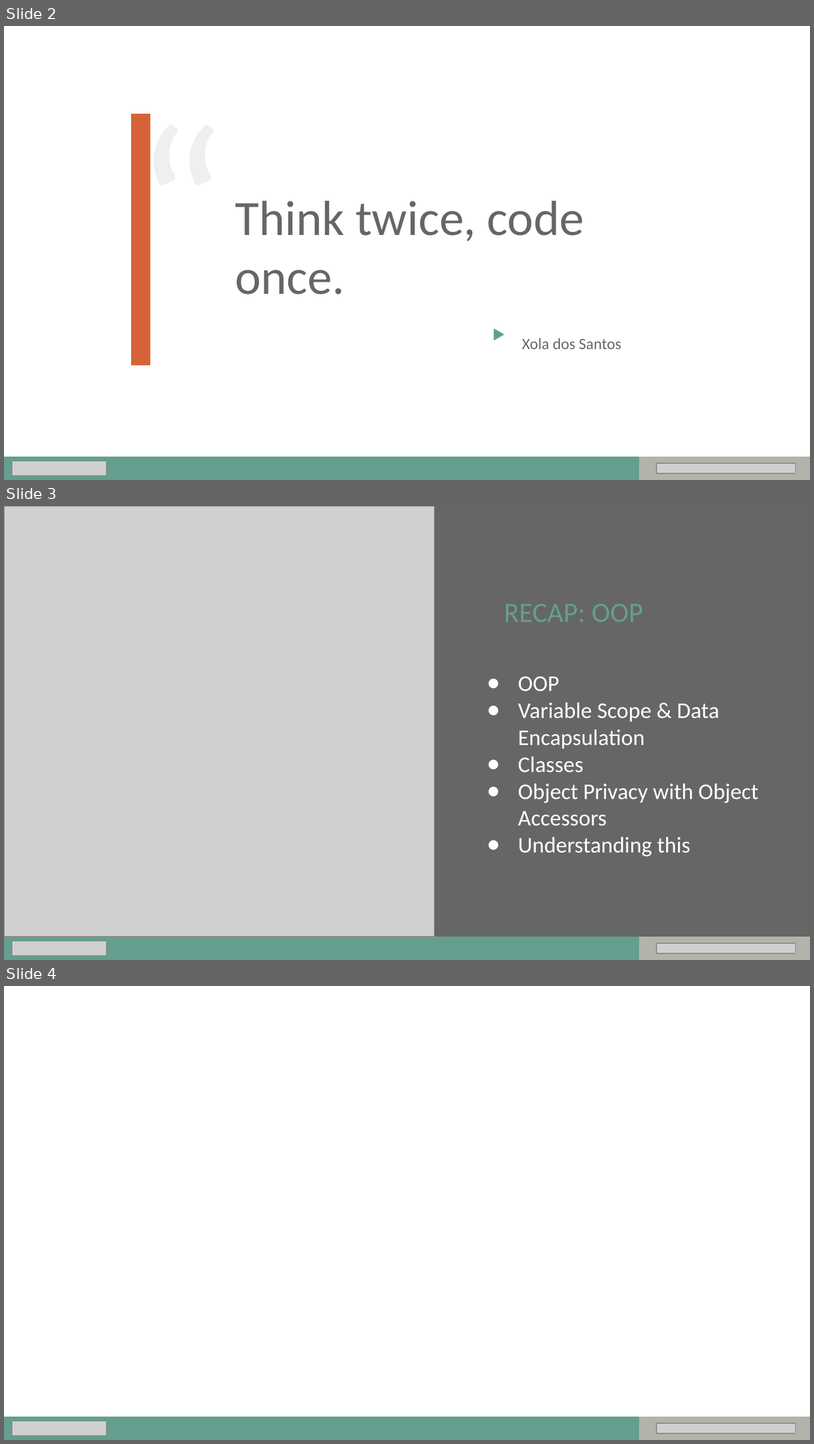
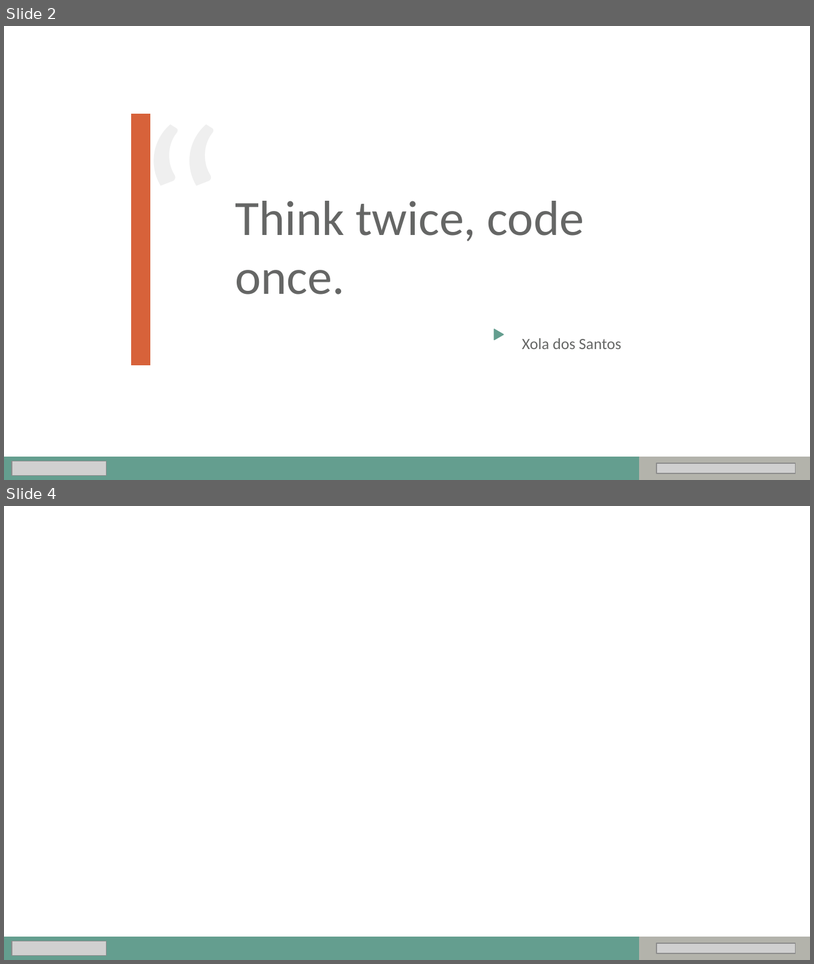
Before and after one commit to xolaCS/Interactive-Web-Apps-Sept-2021, a slide deck: diagrams/Structuring & Interfacing Externally.pptx. Shown one above the other, each under a label of ours: slides 2, 3 and 4 before the commit, slides 2 and 4 after it; the slides between them are not shown. The pictures are 814x1444 and 814x964 pixels, drawn with LibreOffice and Linux fonts; fonts in the diff are those of the drawing; grey boxes stand for pictures; background and template pictures are left out. Boxes give left, top, right and bottom in pixels: in the first picture for what was removed or moved away, otherwise in the second. Text is boxed around its words. In the diff, an @@ line names an element or a change of style, - is before the commit and + after.

```diff
--- a/diagrams/Structuring & Interfacing Externally.pptx
+++ b/diagrams/Structuring & Interfacing Externally.pptx
@@ slide 3 removed at [4, 506, 810, 960], background #FFFFFF @@
@@ rectangle removed at [4, 506, 810, 959] @@
@@ picture removed at [4, 506, 435, 937] @@
@@ text removed at [504, 604, 644, 622] @@
-RECAP: OOP
@@ text removed at [518, 676, 759, 856] @@
-● OOP
-● Variable Scope & Data Encapsulation
-● Classes
-● Object Privacy with Object Accessors
-● Understanding this
@@ rectangle removed at [4, 937, 810, 960] @@
@@ rectangle removed at [640, 937, 810, 960] @@
@@ picture removed at [12, 940, 107, 954] @@
@@ picture removed at [657, 943, 796, 954] @@
```
Also in this commit, not shown: 1 slide changed, 1 slide added, 4 other files.
